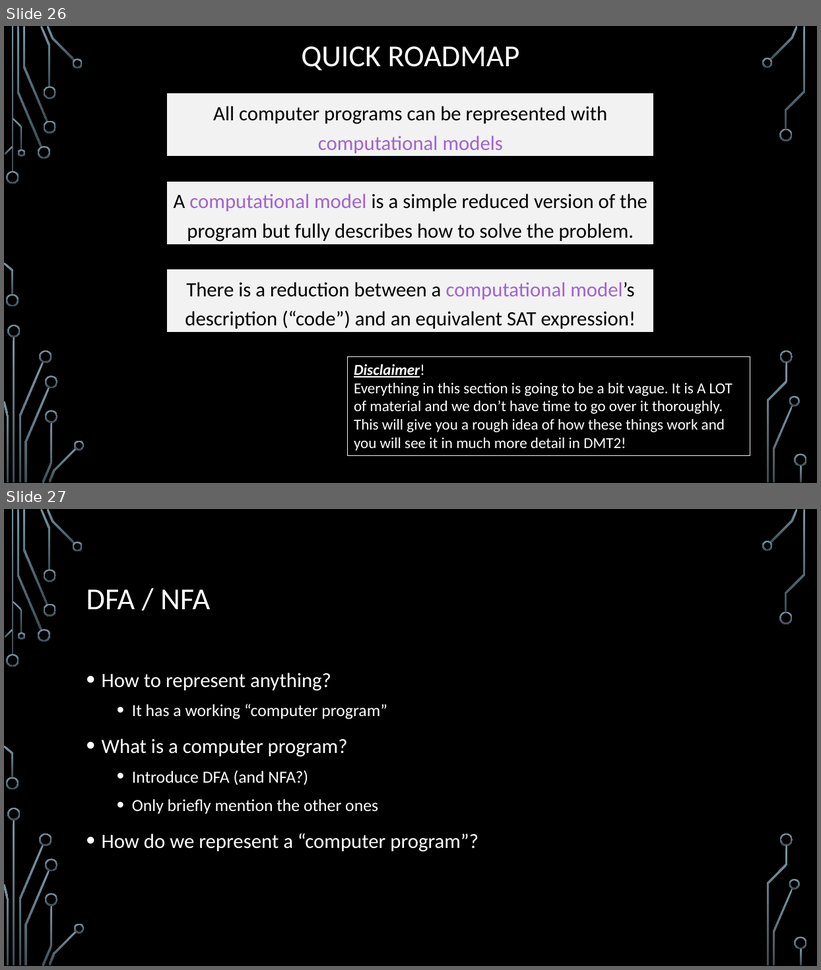
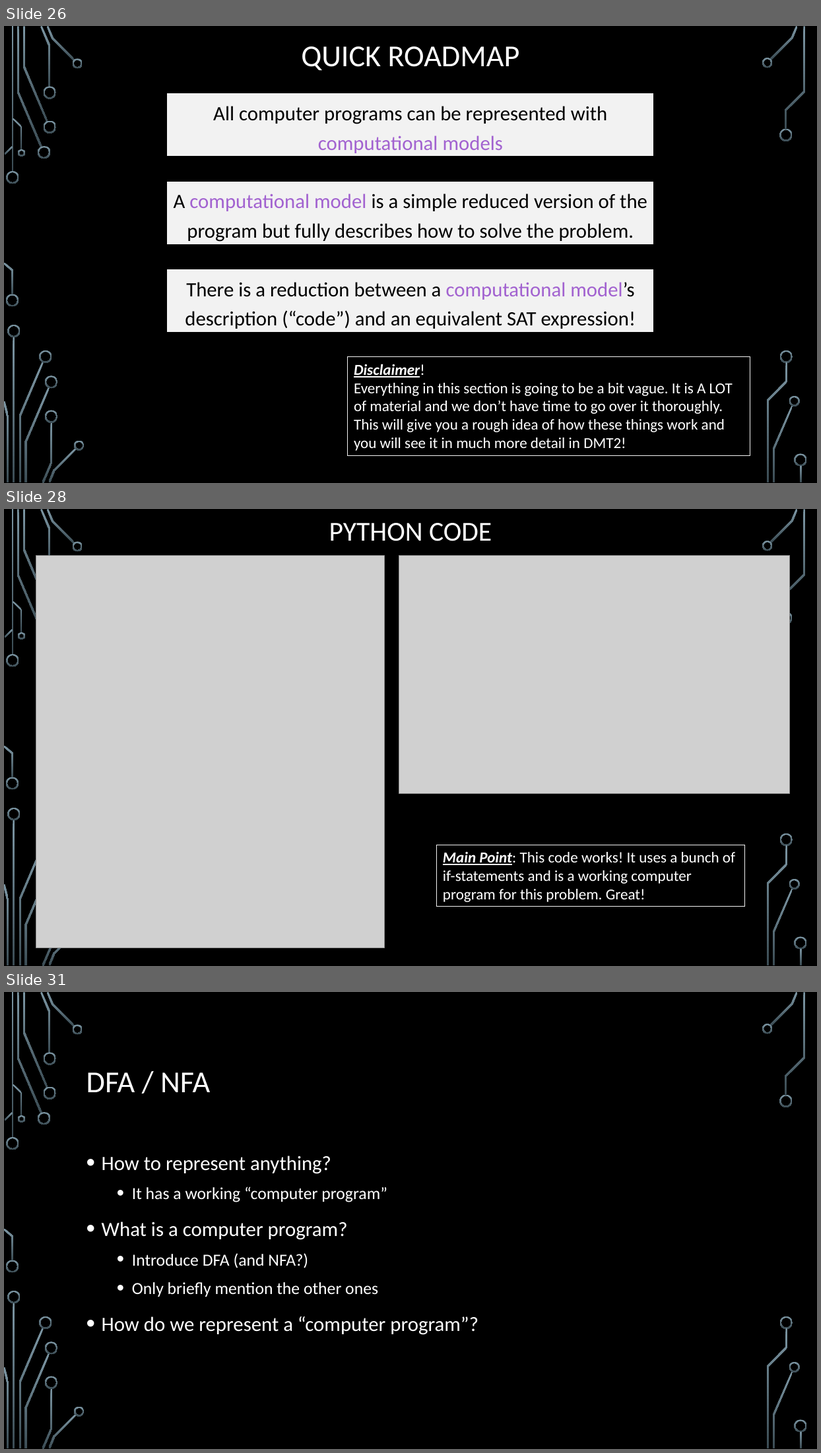
Before and after one commit to markfloryan/dsa2, a slide deck: slides/06-3-Hardness.pptx. Shown one above the other, each under a label of ours: slides 26 and 27 before the commit, slides 26, 28 and 31 after it; the slides between them are not shown. The pictures are 821x970 and 821x1453 pixels, drawn with LibreOffice and Linux fonts; fonts in the diff are those of the drawing; grey boxes stand for pictures; background and template pictures are left out. Boxes give left, top, right and bottom in pixels: in the first picture for what was removed or moved away, otherwise in the second. Text is boxed around its words. In the diff, an @@ line names an element or a change of style, - is before the commit and + after.

```diff
--- a/slides/06-3-Hardness.pptx
+++ b/slides/06-3-Hardness.pptx
@@ slide 28 added at [4,509,817,966], background picture (left out); not listed: 29 template elements that a slide beside it also shows @@
@@ title added at [329,523,492,541], 32.4 pt, text #FFFFFF @@
+PYTHON CODE
@@ picture added at [36,555,385,948] @@
@@ picture added at [399,555,790,794] @@
@@ rectangle added at [437,845,745,907], outline #F2F2F2 0.75 pt, 18 pt, text #FFFFFF @@
+Main Point: This code works! It uses a bunch of if-statements and is a working computer program for this problem. Great!
@@ what was slide 27 is now slide 31 @@
```
Also in this commit, not shown: 3 other slides added, 6 other files.
